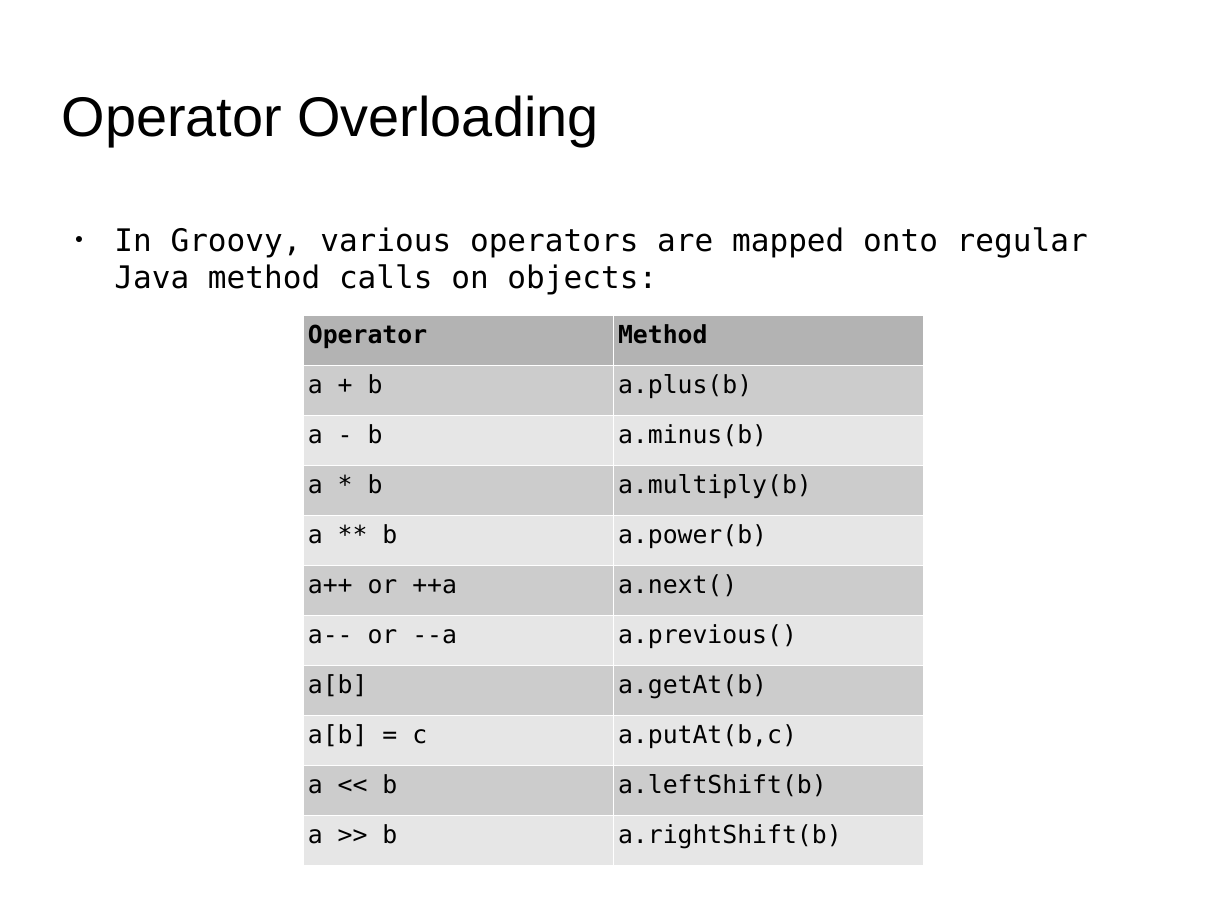
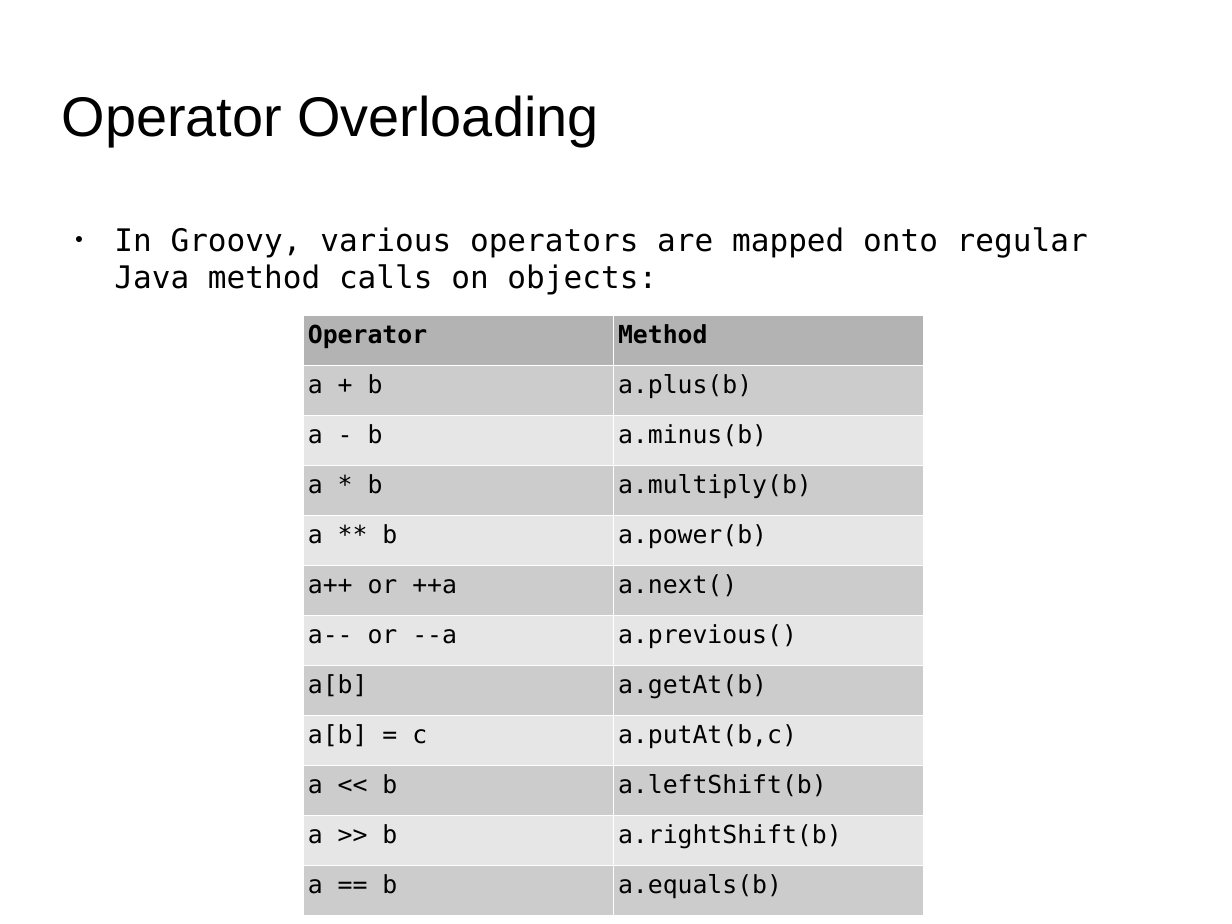
Before and after one commit to JosenLiang/groovy_session, a slide deck: slide 13 of slides/groovy.odp. Drawn at 1232x924 pixels with LibreOffice and Linux fonts; fonts in the diff are those of the drawing; background and template pictures are left out. Boxes give left, top, right and bottom in pixels: in the first picture for what was removed or moved away, otherwise in the second. Text is boxed around its words. In the diff, an @@ line names an element or a change of style, - is before the commit and + after.

Commit message:
groovy session 1: Update ppt, and add 2 script files

```diff
--- a/slides/groovy.odp
+++ b/slides/groovy.odp
@@ table at [304,315,926,916] @@
+row 12: a == b | a.equals(b)
```
Also in this commit, not shown: 2 other files.
